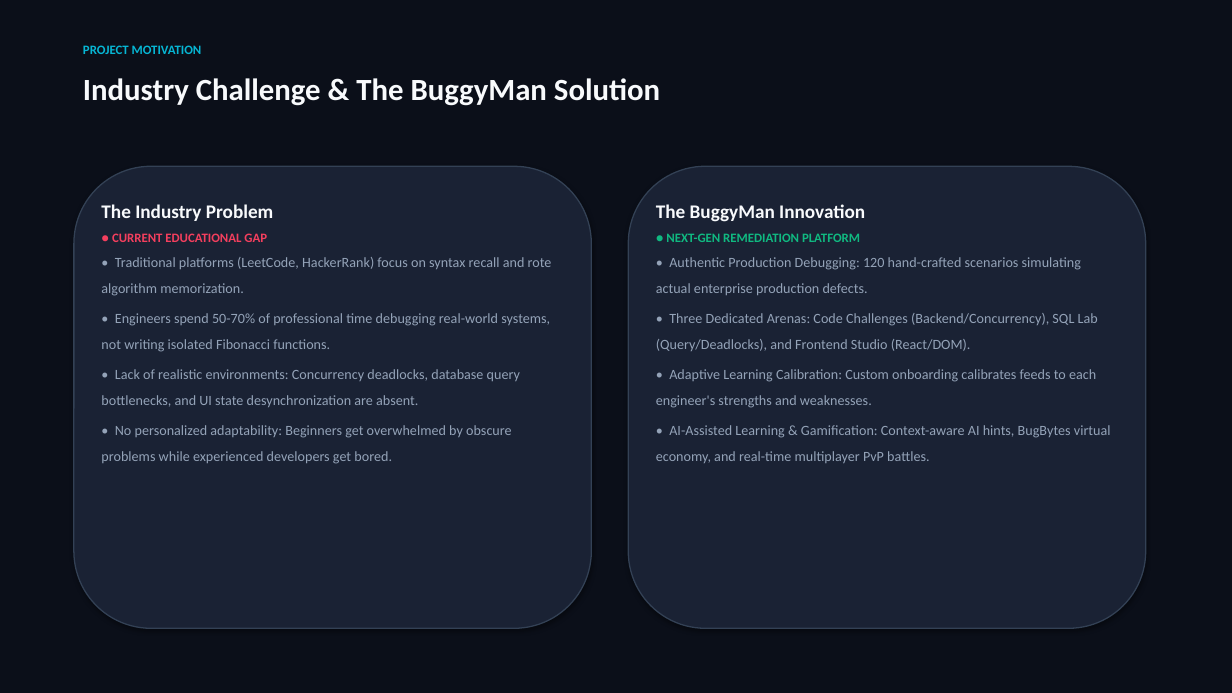
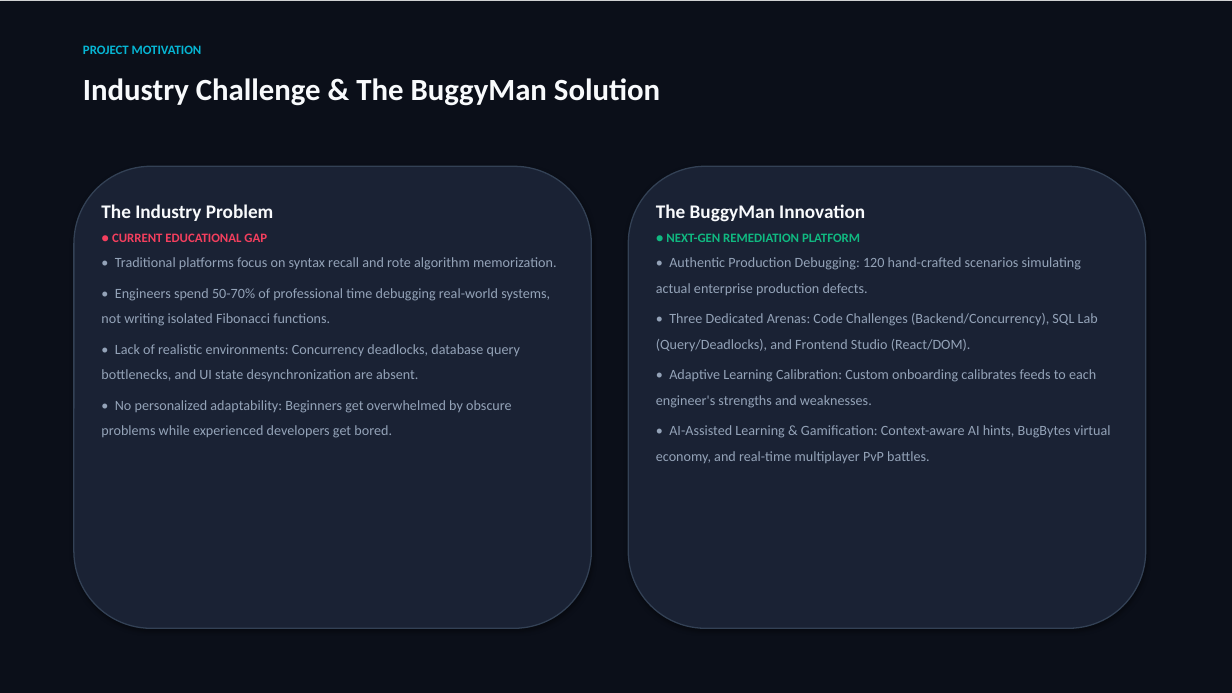
Before and after one commit to Kushxl18/BuggyMan-completed, a slide deck: slide 2 of BuggyMan_Complete_Presentation.pptx. Drawn at 1232x693 pixels with LibreOffice and Linux fonts; fonts in the diff are those of the drawing. Boxes give left, top, right and bottom in pixels: in the first picture for what was removed or moved away, otherwise in the second. Text is boxed around its words. In the diff, an @@ line names an element or a change of style, - is before the commit and + after.

```diff
--- a/BuggyMan_Complete_Presentation.pptx
+++ b/BuggyMan_Complete_Presentation.pptx
@@ text at [115, 257, 557, 270]: text changed @@
-• Traditional platforms (LeetCode, HackerRank) focus on syntax recall and rote algorithm memorization.
+• Traditional platforms focus on syntax recall and rote algorithm memorization.
```
Also in this commit, not shown: 1 other slide changed, 39 other files.
